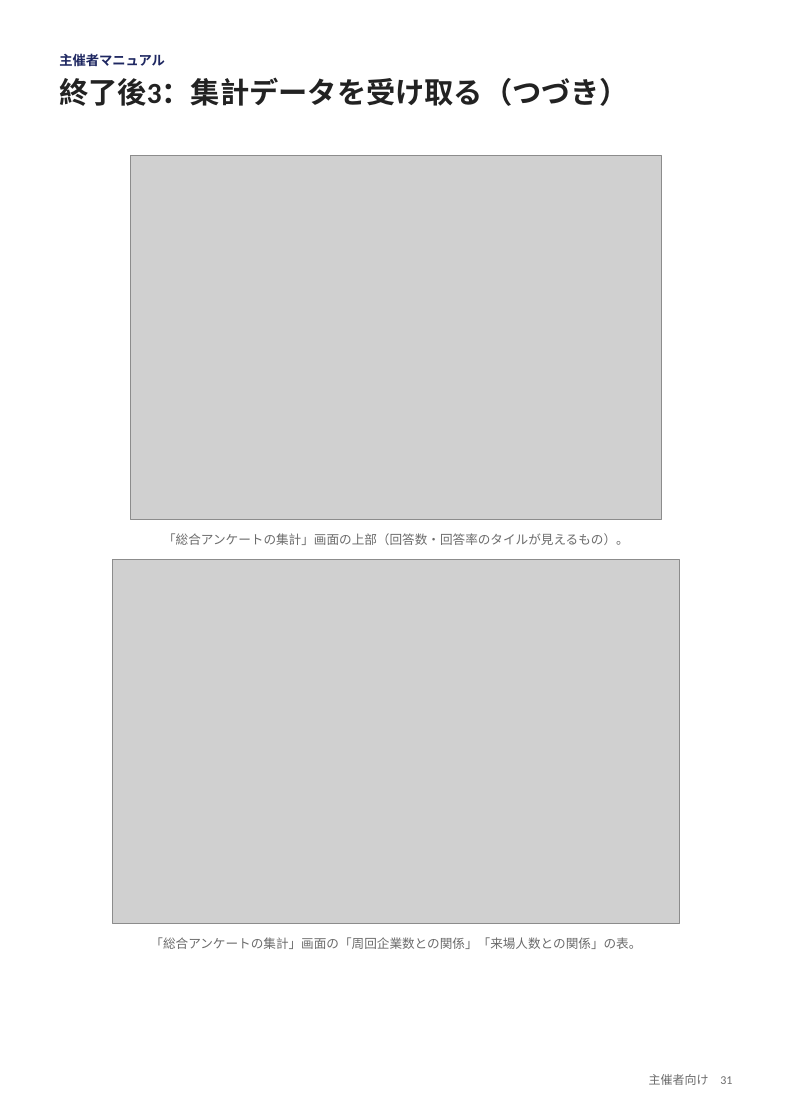
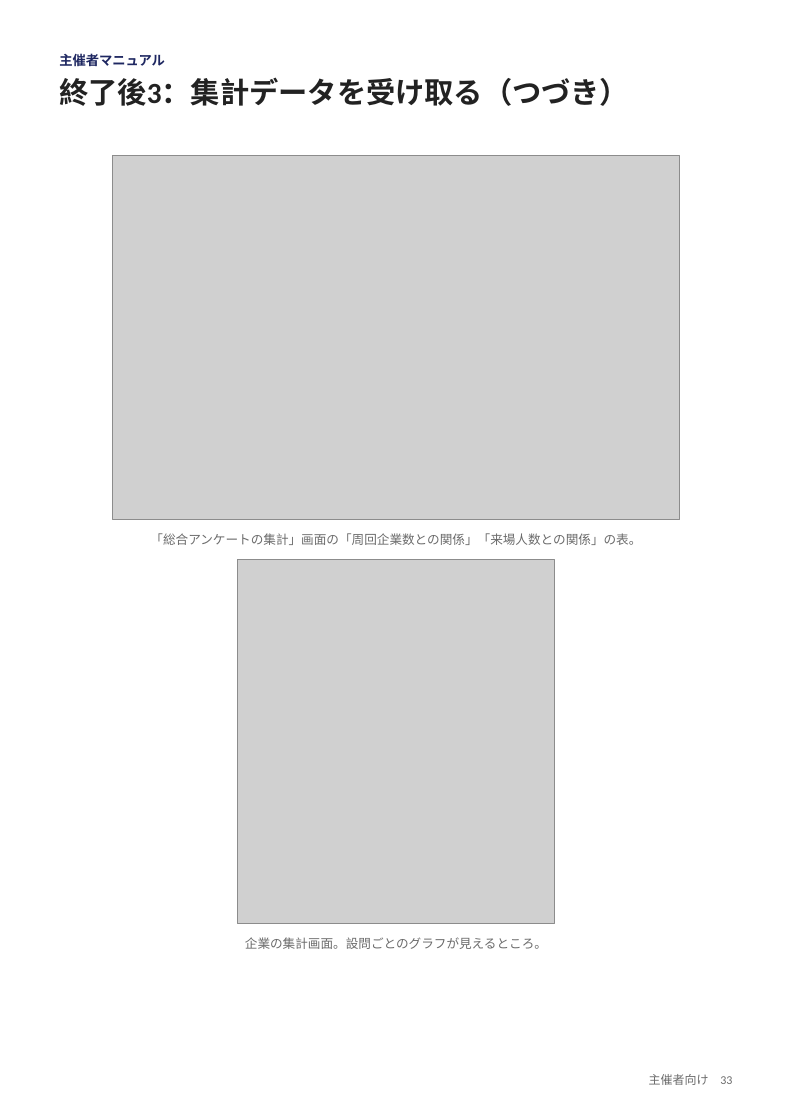
Before and after one commit to nisplus/enque, a slide deck: slide 33 of docs/manual-organizer.pptx (slide 31 before the commit). Drawn at 792x1120 pixels with LibreOffice and Linux fonts; fonts in the diff are those of the drawing; grey boxes stand for pictures. Boxes give left, top, right and bottom in pixels: in the first picture for what was removed or moved away, otherwise in the second. Text is boxed around its words. In the diff, an @@ line names an element or a change of style, - is before the commit and + after.

```diff
--- a/docs/manual-organizer.pptx
+++ b/docs/manual-organizer.pptx
@@ picture: place and size @@
-picture at box(131, 155, 662, 519)
+picture at box(113, 155, 680, 519)
@@ text at box(150, 533, 641, 545): text changed @@
-「総合アンケートの集計」画面の上部（回答数・回答率のタイルが見えるもの）。
+「総合アンケートの集計」画面の「周回企業数との関係」「来場人数との関係」の表。
@@ picture: place and size @@
-picture at box(113, 559, 680, 923)
+picture at box(238, 559, 554, 923)
@@ text at box(245, 937, 547, 949): text changed @@
-「総合アンケートの集計」画面の「周回企業数との関係」「来場人数との関係」の表。
+企業の集計画面。設問ごとのグラフが見えるところ。
@@ text at box(649, 1074, 732, 1085): text changed @@
-主催者向け 31
+主催者向け 33
```
Also in this commit, not shown: 11 other slides changed, 1 slide added, 20 other files.
